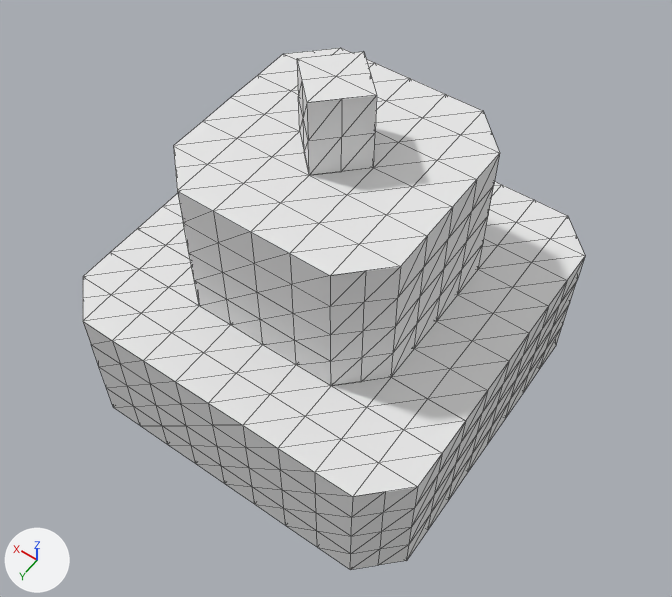
The glTF model Graphics/Decorations/Dungeon/DarkTower.gltf as it was, and as the next commit left it.
Camera for both pictures: a 50 mm lens placed at (-8.88, 12.44, 22.2), pointed at (-0.66, 0.93, 4.11). The axes (+X, +Y, +Z) are drawn at lower left. The lights are the same throughout. Mesh edges are drawn as thin lines. Where no turn or scale is listed for an object, it has been applied to the vertices.
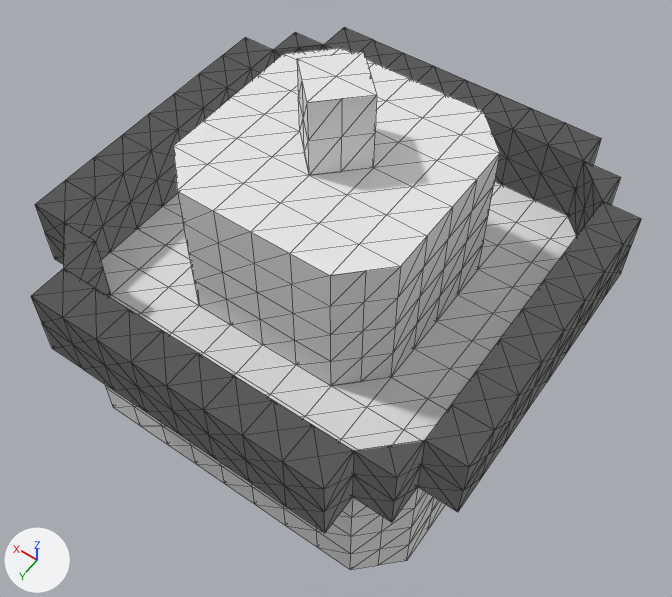
What differs and where, as boxes (x1, y1, x2, y2) in the pictures (672 x 597 px):
'BARRIER-1', added
    after: (31, 268, 354, 533)
'BARRIER-3', added
    after: (418, 201, 641, 512)
'BARRIER-2', added
    after: (35, 37, 274, 265)
    faces in mat_m_voxeldungeon_png (its picture is missing): (35, 37, 273, 265)
    faces in mat_m_insidetree_png (its picture is missing): (65, 51, 274, 260)
'BARRIER-4', added
    after: (324, 27, 601, 216)
    faces in mat_m_voxeldungeon_png (its picture is missing): (324, 27, 601, 165)
    faces in mat_m_insidetree_png (its picture is missing): (324, 45, 583, 216)
'BARRIER-CORNER-4', added
    after: (353, 440, 425, 522)
'BARRIER-CORNER-3', added
    after: (568, 161, 620, 236)
    faces in mat_m_insidetree_png (its picture is missing): (568, 161, 602, 236)
    faces in mat_m_voxeldungeon_png (its picture is missing): (584, 161, 620, 205)
'BARRIER-CORNER-1', added
    after: (64, 223, 111, 296)
'BARRIER-CORNER-2', added
    after: (273, 32, 324, 61)
    faces in mat_m_voxeldungeon_png (its picture is missing): (274, 32, 323, 50)
    faces in mat_m_insidetree_png (its picture is missing): (273, 45, 324, 61)

Edits to the bpy script that builds the scene:
```text
Add ob_barrier_corner_4:
    ob_barrier_corner_4 = bpy.data.objects.new('BARRIER-CORNER-4', me_barrier_corner_4)  # 12 vertices, 40 faces; spans x -5.0..-4.0, y 4.0..5.0, z 4.0..6.0; in mat_m_voxeldungeon_png (its picture is missing), mat_m_insidetree_png (its picture is missing)
    ob_barrier_corner_4.location = (0.0, 0.0, 0.0)
Add ob_barrier_corner_3:
    ob_barrier_corner_3 = bpy.data.objects.new('BARRIER-CORNER-3', me_barrier_corner_3)  # 12 vertices, 40 faces; spans x -5.0..-4.0, y -5.0..-4.0, z 4.0..6.0; in mat_m_voxeldungeon_png (its picture is missing), mat_m_insidetree_png (its picture is missing)
    ob_barrier_corner_3.location = (0.0, 0.0, 0.0)
Add ob_barrier_corner_2:
    ob_barrier_corner_2 = bpy.data.objects.new('BARRIER-CORNER-2', me_barrier_corner_2)  # 12 vertices, 40 faces; spans x 4.0..5.0, y -5.0..-4.0, z 4.0..6.0; in mat_m_voxeldungeon_png (its picture is missing), mat_m_insidetree_png (its picture is missing)
    ob_barrier_corner_2.location = (0.0, 0.0, 0.0)
Add ob_barrier_4:
    ob_barrier_4 = bpy.data.objects.new('BARRIER-4', me_barrier_4)  # 54 vertices, 208 faces; spans x -4.0..4.0, y -6.0..-5.0, z 4.0..6.0; in mat_m_voxeldungeon_png (its picture is missing), mat_m_insidetree_png (its picture is missing)
    ob_barrier_4.location = (0.0, 0.0, 0.0)
Add ob_barrier_3:
    ob_barrier_3 = bpy.data.objects.new('BARRIER-3', me_barrier_3)  # 54 vertices, 208 faces; spans x -6.0..-5.0, y -4.0..4.0, z 4.0..6.0; in mat_m_voxeldungeon_png (its picture is missing), mat_m_insidetree_png (its picture is missing)
    ob_barrier_3.location = (0.0, 0.0, 0.0)
Add ob_barrier_corner_1:
    ob_barrier_corner_1 = bpy.data.objects.new('BARRIER-CORNER-1', me_barrier_corner_1)  # 12 vertices, 40 faces; spans x 4.0..5.0, y 4.0..5.0, z 4.0..6.0; in mat_m_voxeldungeon_png (its picture is missing), mat_m_insidetree_png (its picture is missing)
    ob_barrier_corner_1.location = (0.0, 0.0, 0.0)
Add ob_barrier_2:
    ob_barrier_2 = bpy.data.objects.new('BARRIER-2', me_barrier_2)  # 54 vertices, 208 faces; spans x 5.0..6.0, y -4.0..4.0, z 4.0..6.0; in mat_m_voxeldungeon_png (its picture is missing), mat_m_insidetree_png (its picture is missing)
    ob_barrier_2.location = (0.0, 0.0, 0.0)
Add ob_barrier_1:
    ob_barrier_1 = bpy.data.objects.new('BARRIER-1', me_barrier_1)  # 54 vertices, 208 faces; spans x -4.0..4.0, y 5.0..6.0, z 4.0..6.0; in mat_m_voxeldungeon_png (its picture is missing), mat_m_insidetree_png (its picture is missing)
    ob_barrier_1.location = (0.0, 0.0, 0.0)
```
